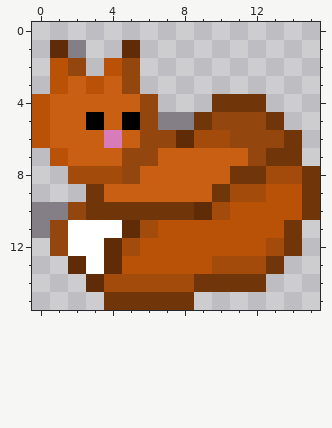
File history of a pixel-art file, design/pixel art/cat6.aseprite. The first picture shows the starting point.
16x16 pixels, 1 frame.
After:
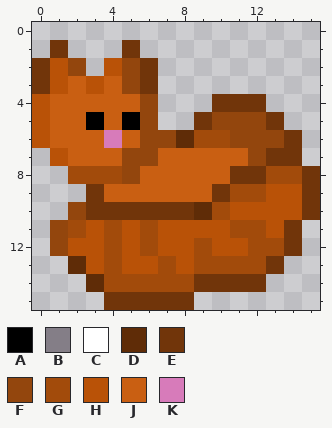
Palette (. is transparent): A #000000  B #847e87  C #ffffff  D #5f2c07  E #71350a  F #93460d  G #a24b0b  H #b95207  J #c95f12  K #d77bba
From old to new:
layer "Cat" added
layer "Layer 1" removed
@@ x 0..10 @@
  0 ...........
- 1 .DB..D.....
- 2 .HF.HF.....
- 3 .HJHJF.....
+ 1 .E...E.....
+ 2 EHF.HFE....
+ 3 EHJHJFE....
  4 HJJJJJF...E
- 5 HJJAJAFBBEF
+ 5 HJJAJAF..EF
  6 HJJJKJFFDGG
@@ x 0..15 @@
  9 ...EJJJJJJEGGHHE
-10 BBFEEEEEEDGHHHHE
-11 BFCCCDGHHHHHHHE.
-12 .FCCDGHHHHHHHGE.
-13 ..DCDHHHHHGGGE..
+10 ..FEEEEEEDGHHHHE
+11 .FGHGHGHHHHGGHE.
+12 .FHHGHGHHGHHGGE.
+13 ..DHGHHGHGGGGE..
 14 ...DGGGGGEEEE...
